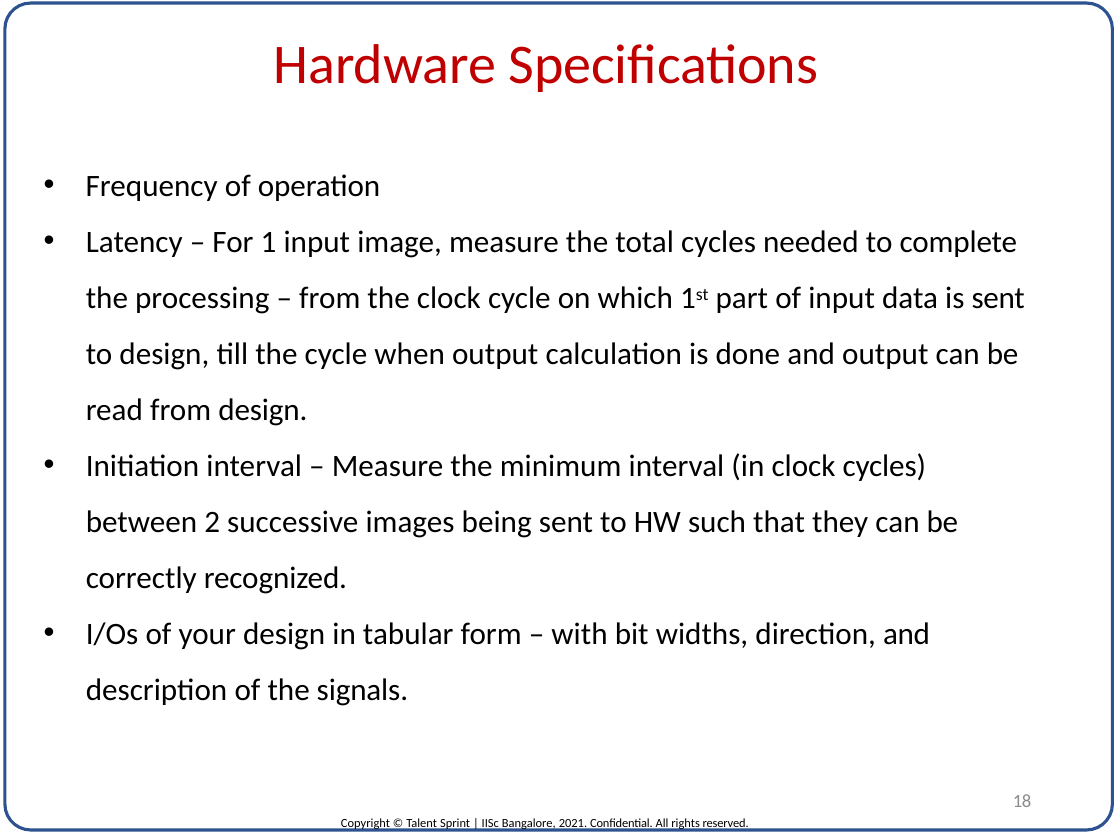
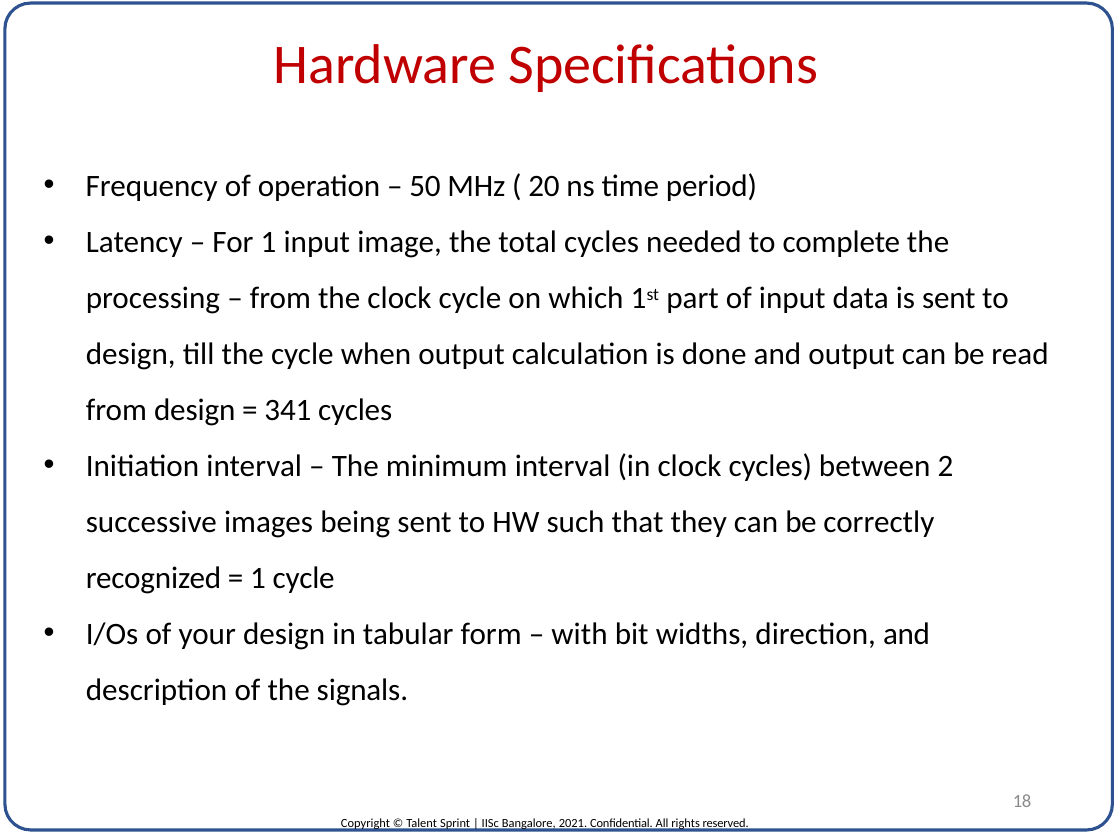
Before and after one commit to ImDanielMarkIsaac/DVLSI_ML_Project, a slide deck: slide 18 of FINAL_FILES/project_template.pptx. Drawn at 1120x840 pixels with LibreOffice and Linux fonts; fonts in the diff are those of the drawing. Boxes give left, top, right and bottom in pixels: in the first picture for what was removed or moved away, otherwise in the second. Text is boxed around its words. In the diff, an @@ line names an element or a change of style, - is before the commit and + after.

```diff
--- a/FINAL_FILES/project_template.pptx
+++ b/FINAL_FILES/project_template.pptx
@@ text at (86,173,1048,594): text changed @@
-• Frequency of operation
-• Latency – For 1 input image, measure the total cycles needed to complete the processing – from the clock cycle on which 1st part of input data is sent to design, till the cycle when output calculation is done and output can be read from design.
-• Initiation interval – Measure the minimum interval (in clock cycles) between 2 successive images being sent to HW such that they can be correctly recognized.
+• Frequency of operation – 50 MHz ( 20 ns time period)
+• Latency – For 1 input image, the total cycles needed to complete the processing – from the clock cycle on which 1st part of input data is sent to design, till the cycle when output calculation is done and output can be read from design = 341 cycles
+• Initiation interval – The minimum interval (in clock cycles) between 2 successive images being sent to HW such that they can be correctly recognized = 1 cycle
```
Also in this commit, not shown: 25 other slides changed, 18 slides added, 1 other file.
